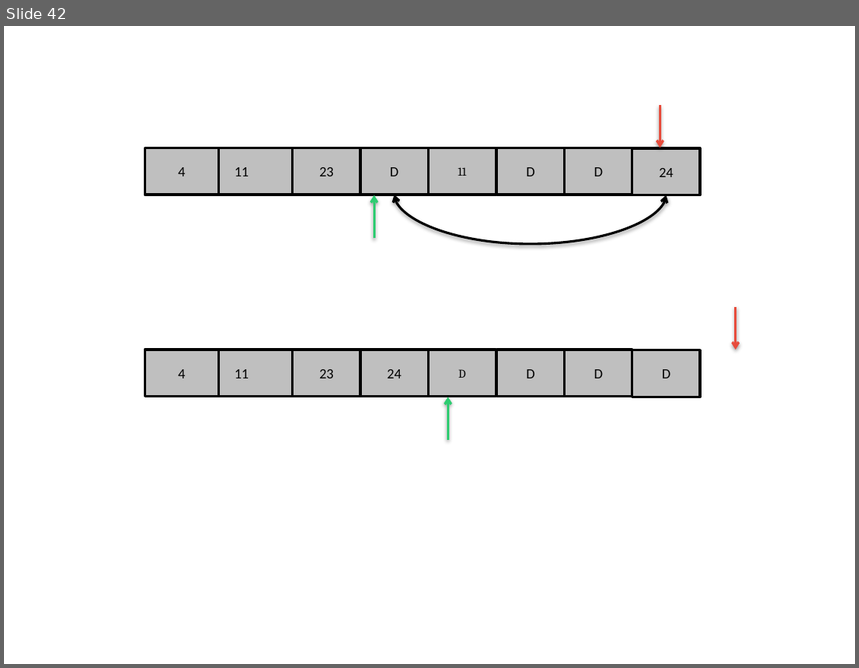
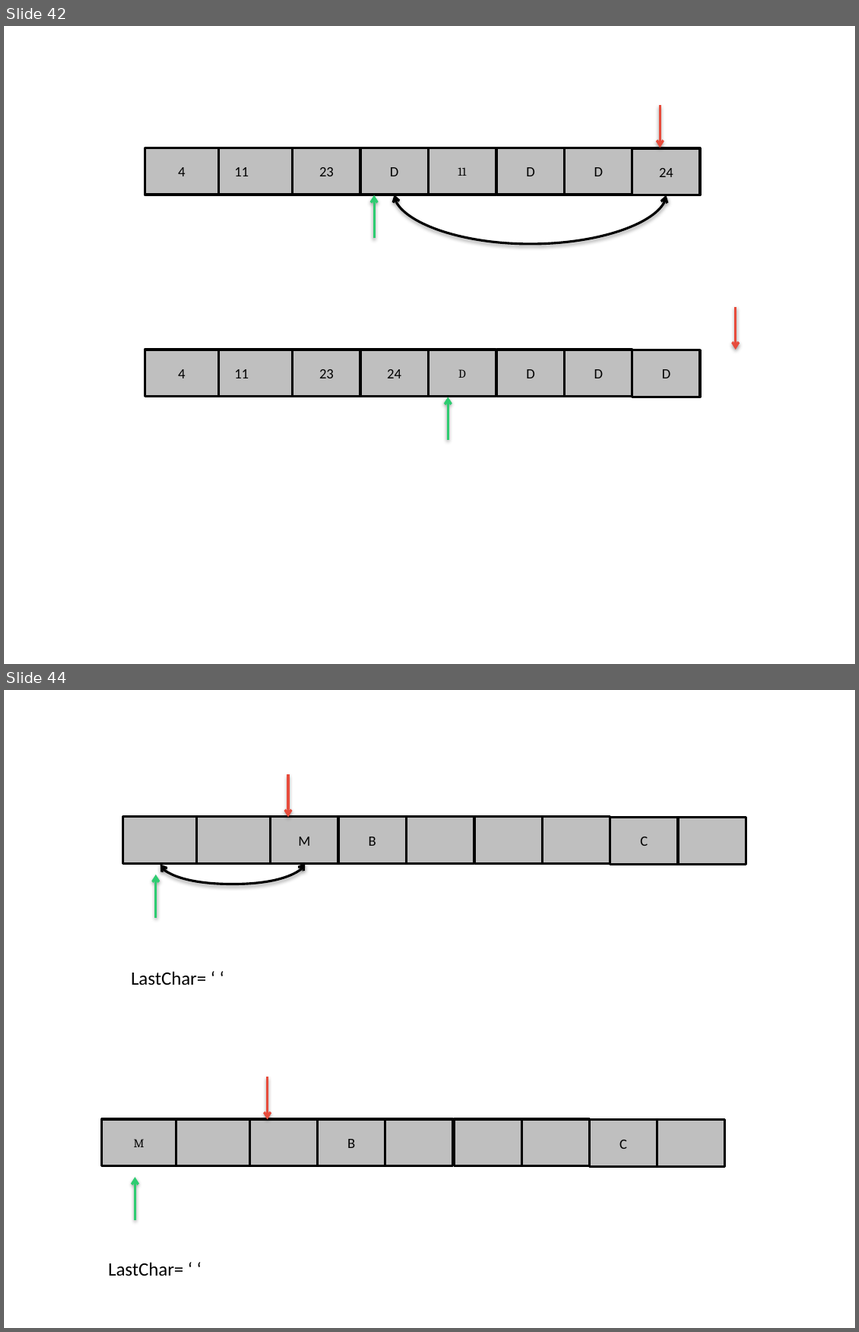
Before and after one commit to jainankit49/HackerGymContent, a slide deck: Images/imgs.pptx. Shown one above the other, each under a label of ours: slide 42 before the commit, slides 42 and 44 after it; the slides between them are not shown. The pictures are 859x668 and 859x1332 pixels, drawn with LibreOffice and Linux fonts; fonts in the diff are those of the drawing. Boxes give left, top, right and bottom in pixels: in the first picture for what was removed or moved away, otherwise in the second. Text is boxed around its words. In the diff, an @@ line names an element or a change of style, - is before the commit and + after.

```diff
--- a/Images/imgs.pptx
+++ b/Images/imgs.pptx
@@ slide 44 added at [4,690,855,1328], background #FFFFFF @@
@@ curved double arrow added from (305, 863) to (161, 865), #000000 2 pt @@
@@ group added at [123,774,747,918]: 9 rectangles, 2 arrows @@
+B
+M
+C
@@ text added at [131,971,206,985], 16 pt, text #000000 @@
+LastChar= ‘ ‘
@@ group added at [102,1078,726,1276]: 9 rectangles, 2 arrows, 1 text @@
+M
+B
+C
+LastChar= ‘ ‘
```
Also in this commit, not shown: 1 slide changed, 5 other slides added, 4 other files.
